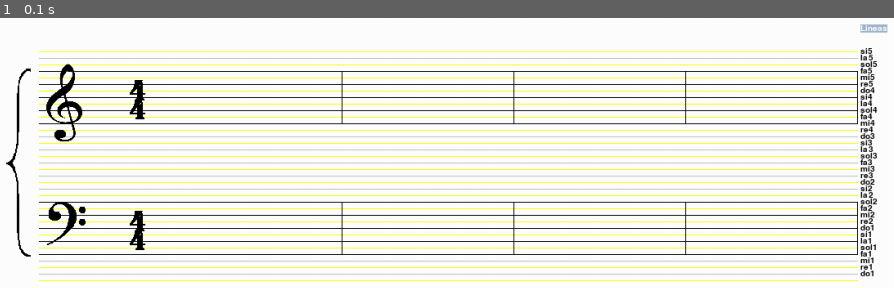
Above: before the commit, frame 1.
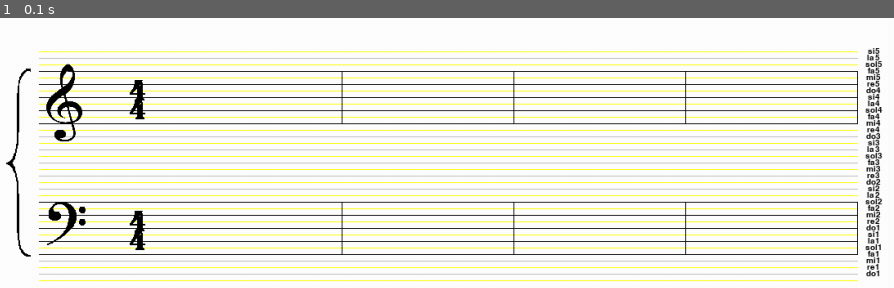
Above: after the commit, the same moment.

Repository: rbanuelos/armonizador
Game: pygame game, started from test-graficos/Main.py
Same seed, same stepped clock (60 frames per second), same inputs: the game is played once before the commit and once after it. The source is Python 2; it was converted automatically to run under Python 3.
Inputs:
- Up to frame 1 (0.1 s): no input

The runs differ from the first frame. In frame 1, 1.5% of the frame differs, in the area x 96-100%, y 2-96%.

Commit message:
se agrego la plica a la blanca :P

Diff:
--- a/test-graficos/Main.py
+++ b/test-graficos/Main.py
@@ -210,8 +210,8 @@
 		Mbaez : 13/07/2011
 		Dibuja una blanca
 		"""
-		dif_1 = ptox + int(ptox)
-		dif_2 = ptoy + int(ptoy)
+		dif_1 = ptox - int(ptox)
+		dif_2 = ptoy - int(ptoy)
 
 		if dif_1 > 0.5 :
 			ptox = int(ptox) + 1
@@ -224,7 +224,10 @@
 			ptoy = int(ptoy)
 
 		dibujar.aaellipse(self.screen, ptox, ptoy, 10, 7, borde )
-		return dibujar.aaellipse(self.screen, ptox+1, ptoy+1, 8, 5, fondo)
+		dibujar.aaellipse(self.screen, ptox+1, ptoy+1, 8, 5, fondo)
+
+		dibujar.vline(self.screen, ptox+11, ptoy-30, ptoy+5, \
+															Color.BLACK )
 
 	def draw_claves( self ) :
 		"""
@@ -329,22 +332,8 @@
 		"""
 		Metodo para mostrar el nombre de las notas
 		"""
-		# Create a font
+
 		font = pygame.font.Font(None, 15)
-
-		# Render the text
-		text = font.render('Lineas', True, (255, 255, 255), \
-														(159, 182, 205))
-
-		# Create a rectangle
-		textRect = text.get_rect()
-
-		# Center the rectangle
-		textRect.centerx = 1070
-		textRect.centery = 30
-
-		# Blit the text
-		self.screen.blit(text, textRect)
 
 		notas = ['do', 'si', 'la', 'sol', 'fa', 'mi', 're']
 		alturas = [5, 4, 3, 2, 1]
@@ -365,6 +354,9 @@
 			# Render the text
 			text = font.render(nombre, True, (0, 0, 0), \
 													(255, 255, 255, 255))
+
+			textRect = text.get_rect()
+
 			# posicion
 			textRect.centerx = 1070
 			textRect.centery = 58 + i*8
